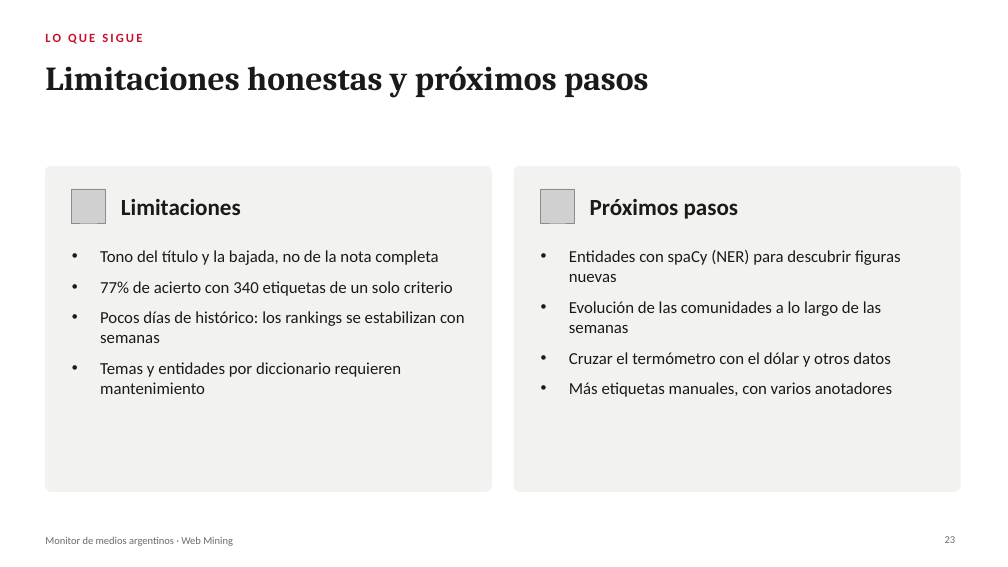
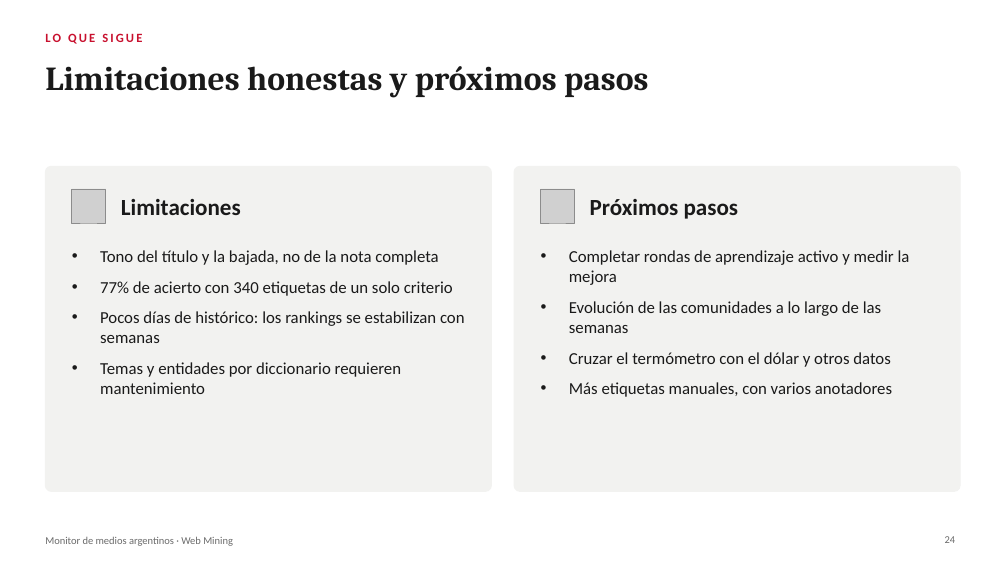
Before and after one commit to miguegarrone-blip/Web-Mining, a slide deck: slide 24 of docs/presentacion-tp.pptx (slide 23 before the commit). Drawn at 1008x567 pixels with LibreOffice and Linux fonts; fonts in the diff are those of the drawing; grey boxes stand for pictures. Boxes give left, top, right and bottom in pixels: in the first picture for what was removed or moved away, otherwise in the second. Text is boxed around its words. In the diff, an @@ line names an element or a change of style, - is before the commit and + after.

```diff
--- a/docs/presentacion-tp.pptx
+++ b/docs/presentacion-tp.pptx
@@ text at box(569, 250, 910, 285): text changed @@
-• Entidades con spaCy (NER) para descubrir figuras nuevas
+• Completar rondas de aprendizaje activo y medir la mejora
```
Also in this commit, not shown: 5 other slides changed, 1 slide added, 5 other files.
